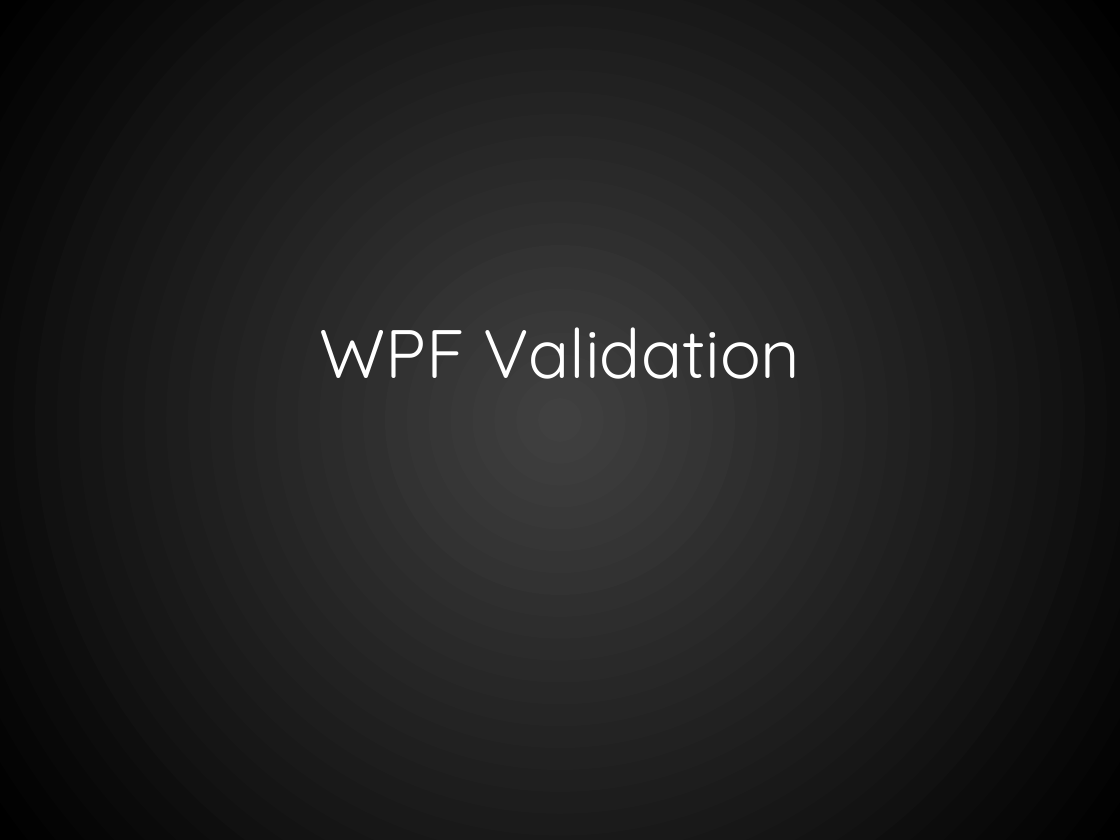
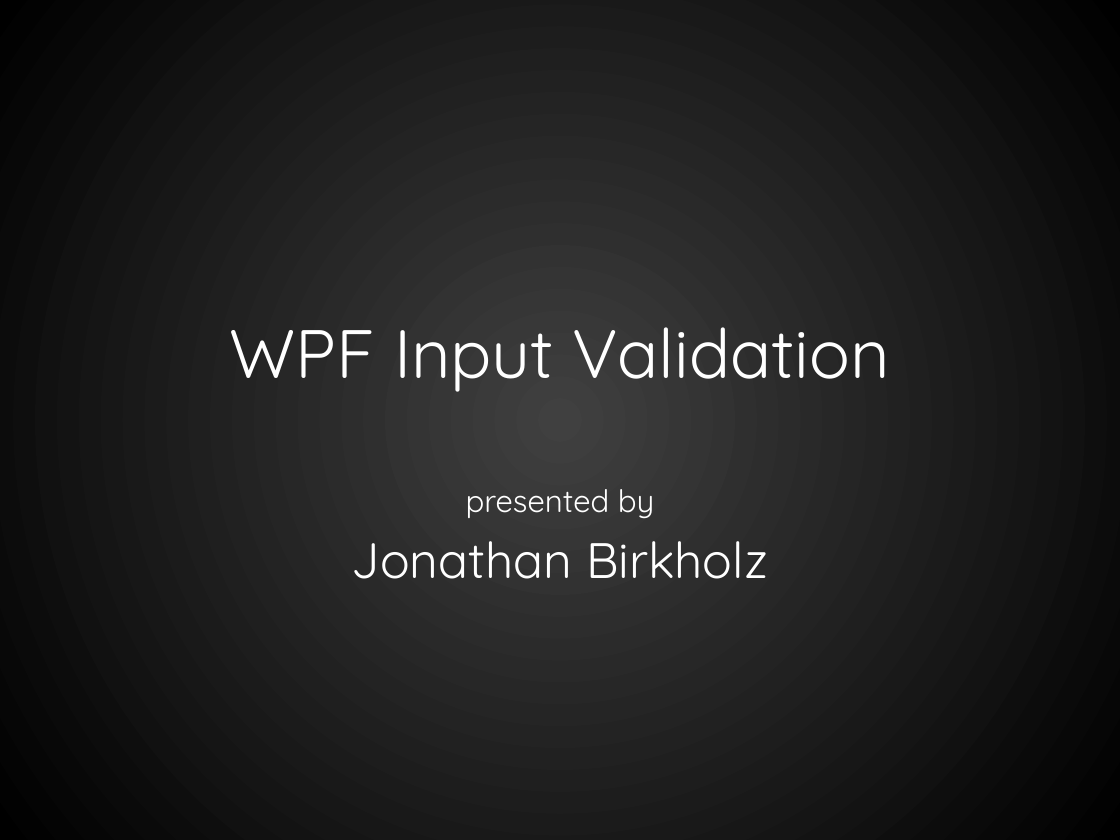
Before and after one commit to RookieOne/WPF-Input-Validation, a slide deck: slide 1 of WPF Validation.pptx. Drawn at 1120x840 pixels with LibreOffice and Linux fonts; fonts in the diff are those of the drawing. Boxes give left, top, right and bottom in pixels: in the first picture for what was removed or moved away, otherwise in the second. Text is boxed around its words. In the diff, an @@ line names an element or a change of style, - is before the commit and + after.

```diff
--- a/WPF Validation.pptx
+++ b/WPF Validation.pptx
@@ title at (230, 327, 890, 392): text changed @@
-WPF Validation
+WPF Input Validation
@@ subtitle added at (352, 489, 768, 579), 32 pt, text #FFFFFF @@
+presented by
+Jonathan Birkholz
```
Also in this commit, not shown: 12 other slides changed, 10 slides added, 1 slide removed, 6 other files.
